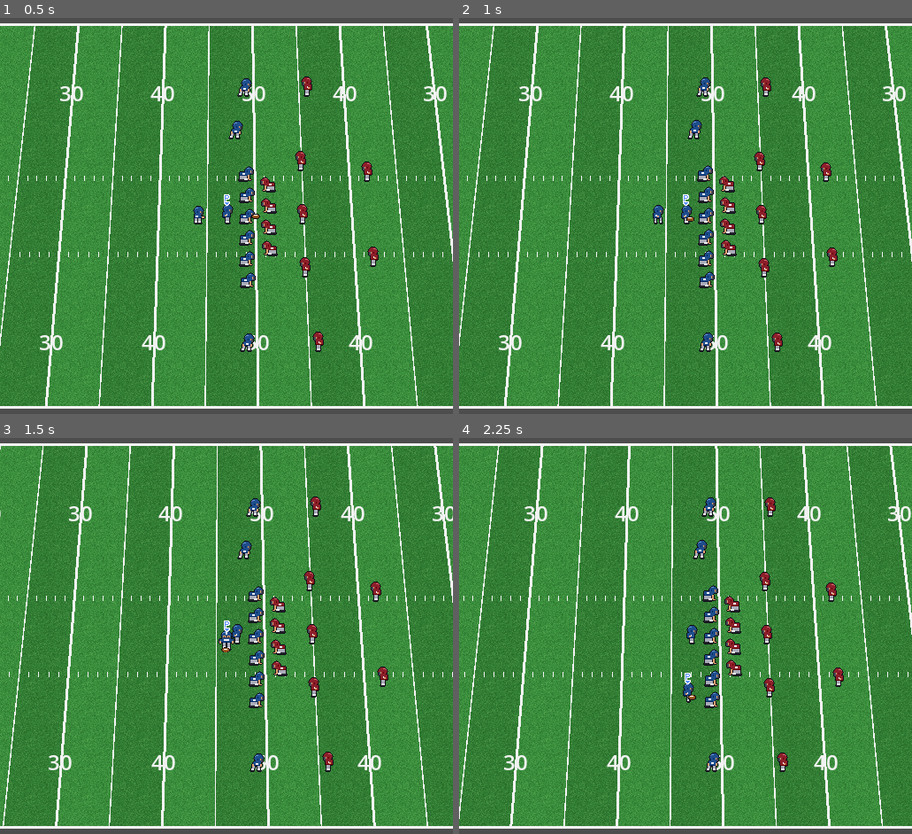
Above: before the commit, frames 1-4 (two rows, left to right).
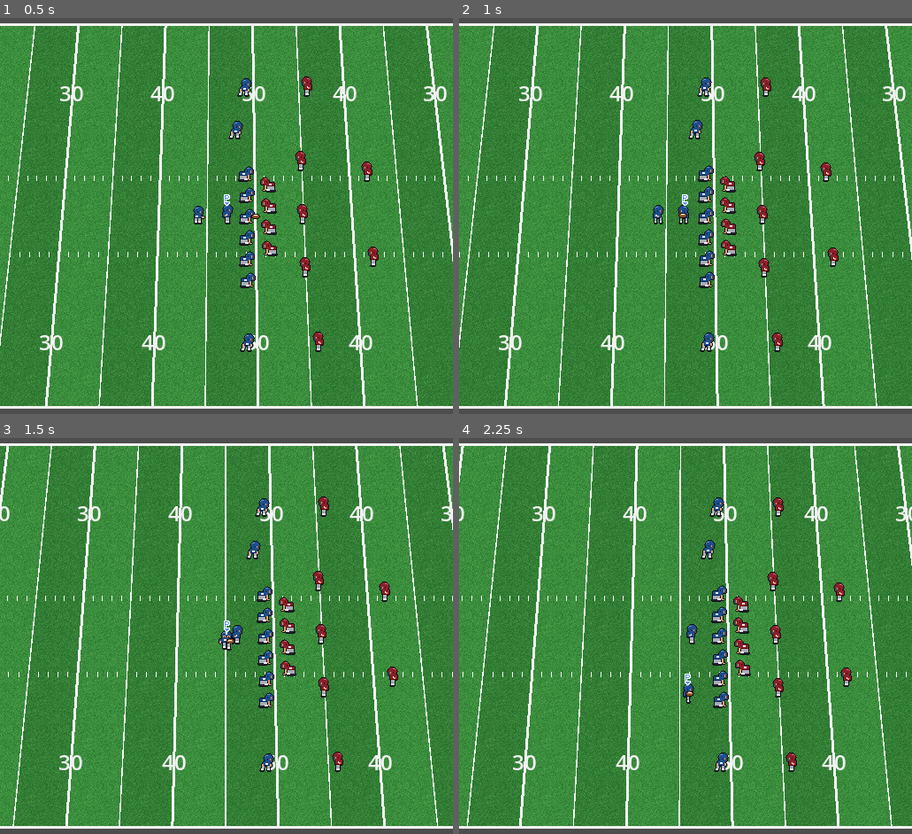
Above: after the commit, the same moments.

Repository: joaorodrigues1994/total-football
Game: Godot game, scene res://scenes/main.tscn
The game is run twice, just before and just after one commit, with the same random seed, the same clock (stepped at 60 frames per second) and the same inputs.
Inputs:
- Up to frame 1 (0.5 s): no input
- Up to frame 2 (1 s): hold Right (ui_right) from 0.53 s (still down); tap A (btn_a) at 0.6 s
- Up to frame 3 (1.5 s): release Right (ui_right) at 1.28 s; hold Down (ui_down) from 1.28 s (still down); tap D (btn_d) at 1.35 s
- Up to frame 4 (2.25 s): release Down (ui_down) at 2.03 s; hold Right (ui_right) from 2.03 s (still down); tap S (btn_s) at 2.1 s

Frame 1 is identical in both runs. In frame 2, 1.5% of the frame differs, in the area x 0-100%, y 2-98%; in frame 3, 12%; in frame 4, 12%.

Commit message:
Bola junto ao corpo e QB e RB se encontram no handoff
Co-Authored-By: Claude Sonnet 5.5 <noreply@anthropic.com>

Diff:
--- a/scripts/input/human_controller.gd
+++ b/scripts/input/human_controller.gd
@@ -5,7 +5,7 @@
 @export var controlled: Player:
 	set = set_controlled
 
-## Desligado, o jogador controlado fica parado (ex.: antes do snap).
+## Desligado, o controlador não mexe no jogador (ex.: antes do snap e durante o handoff).
 var enabled := true
 
 
@@ -19,5 +19,5 @@
 
 
 func _physics_process(_delta: float) -> void:
-	if controlled:
-		controlled.input_dir = Input.get_vector("ui_left", "ui_right", "ui_up", "ui_down") if enabled else Vector2.ZERO
+	if controlled and enabled:
+		controlled.input_dir = Input.get_vector("ui_left", "ui_right", "ui_up", "ui_down")
--- a/scripts/match/match.gd
+++ b/scripts/match/match.gd
@@ -58,7 +58,10 @@
 			_ball.world_pos = _hands(_carrier)
 			var to_qb := _qb.global_position - _rb.global_position
 			_rb.input_dir = to_qb.normalized()
+			_qb.input_dir = -to_qb.normalized()
 			if to_qb.length() <= HANDOFF_DISTANCE:
+				_qb.input_dir = Vector2.ZERO
+				_qb.facing = Vector2.RIGHT
 				_carrier = _rb
 				_controller.controlled = _rb
 				_controller.enabled = true
@@ -113,7 +116,11 @@
 
 
 func _hands(player: Player) -> Vector2:
-	return player.global_position + player.facing * 6.0 + Vector2(0, 3)
+	# Bola junto ao corpo, na altura do peito; de frente/costas fica no lado do braço.
+	var side := signf(player.facing.x) * 3.0
+	if absf(player.facing.y) > absf(player.facing.x):
+		side = 5.0
+	return player.global_position + Vector2(side, -1)
 
 
 func _pose_for(role: String) -> String:
